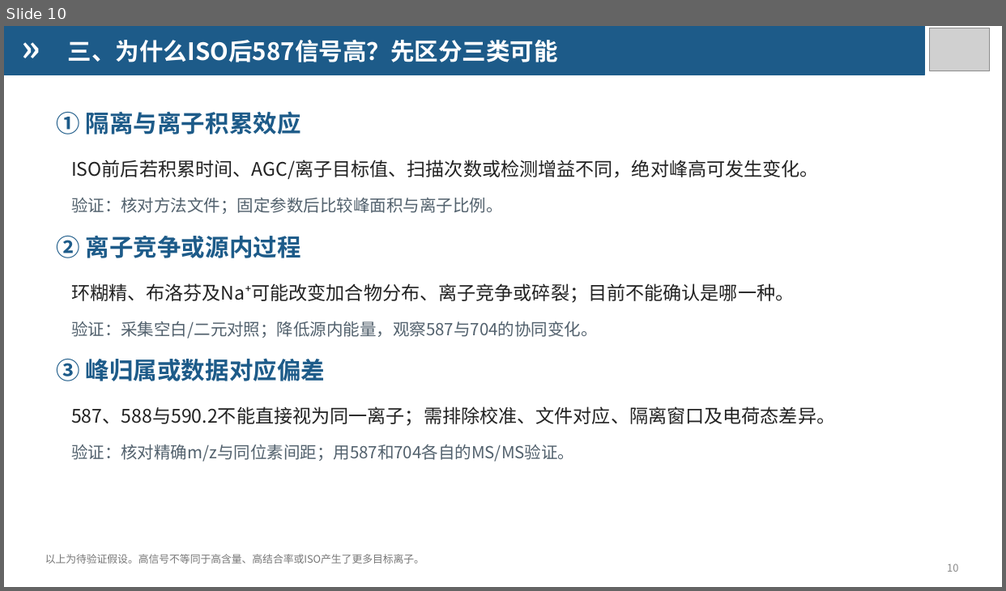
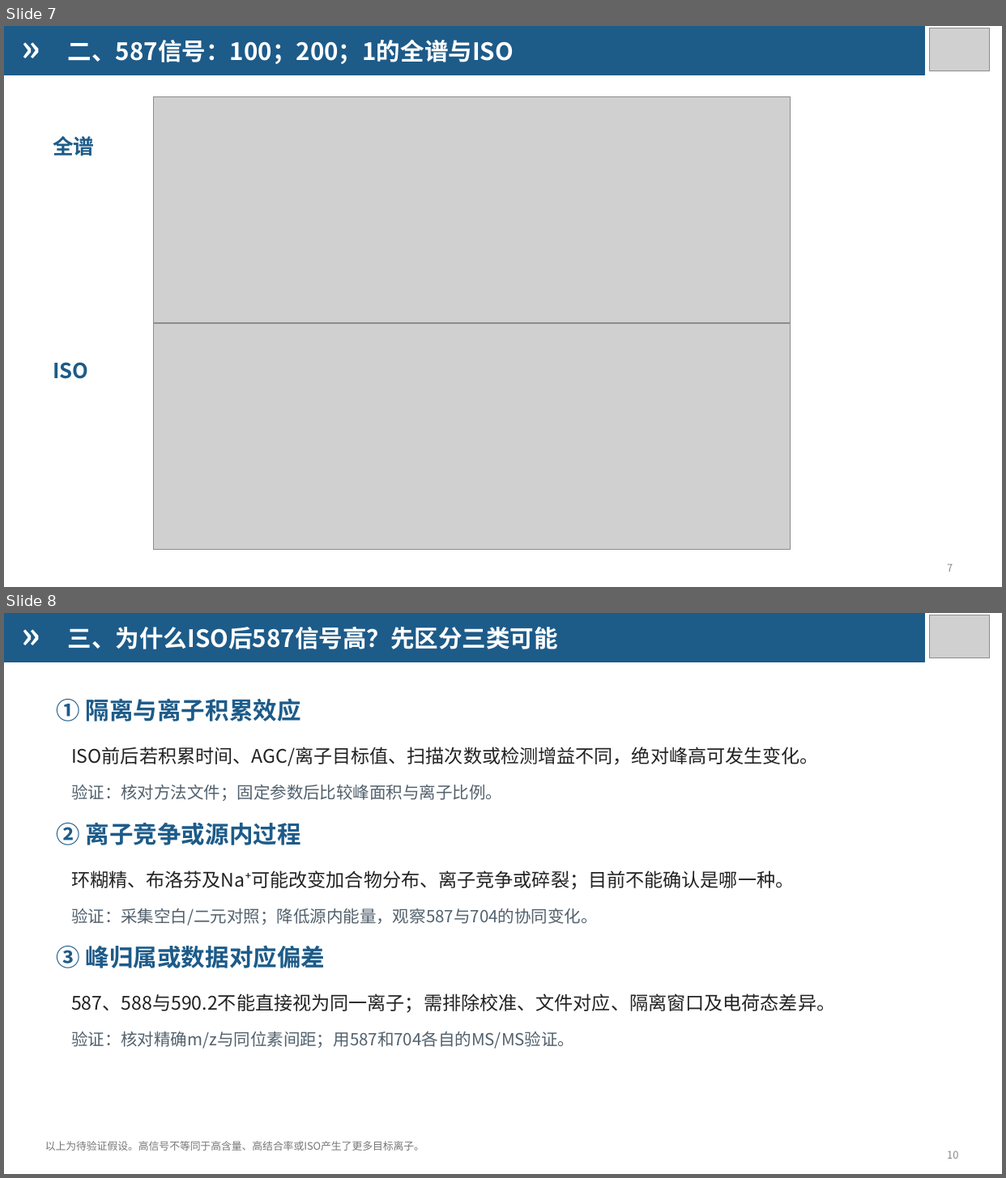
Before and after one commit to yy8jiuk25m23/ppt-skills, a slide deck: reports/weekly-report-draft/weekly-report.pptx. Shown one above the other, each under a label of ours: slide 10 before the commit, slides 7 and 8 after it. The pictures are 1006x591 and 1006x1178 pixels, drawn with LibreOffice and Linux fonts; fonts in the diff are those of the drawing; grey boxes stand for pictures. Boxes give left, top, right and bottom in pixels: in the first picture for what was removed or moved away, otherwise in the second. Text is boxed around its words. In the diff, an @@ line names an element or a change of style, - is before the commit and + after.

```diff
--- a/reports/weekly-report-draft/weekly-report.pptx
+++ b/reports/weekly-report-draft/weekly-report.pptx
@@ slide 7 added at (4,26,1002,587), background #FFFFFF @@
@@ rectangle added at (4,26,925,75), fill #1D5B89, outline #1D5B89 1 pt @@
@@ text added at (21,28,58,66), 35 pt, text #FFFFFF, bold @@
+»
@@ text added at (68,40,514,64), 23 pt, text #FFFFFF, bold @@
+二、587信号：100；200；1的全谱与ISO
@@ picture added at (930,28,990,71) @@
@@ picture added at (154,97,790,323) @@
@@ text added at (53,136,94,156), 20 pt, text #1D5B89, bold @@
+全谱
@@ picture added at (154,324,790,550) @@
@@ text added at (53,362,88,379), 20 pt, text #1D5B89, bold @@
+ISO
@@ text added at (947,564,953,572), 10 pt, text #888888 @@
+7
@@ what was slide 10 is now slide 8 @@
```
Also in this commit, not shown: 6 slides changed, 4 slides removed, 1 other file.
